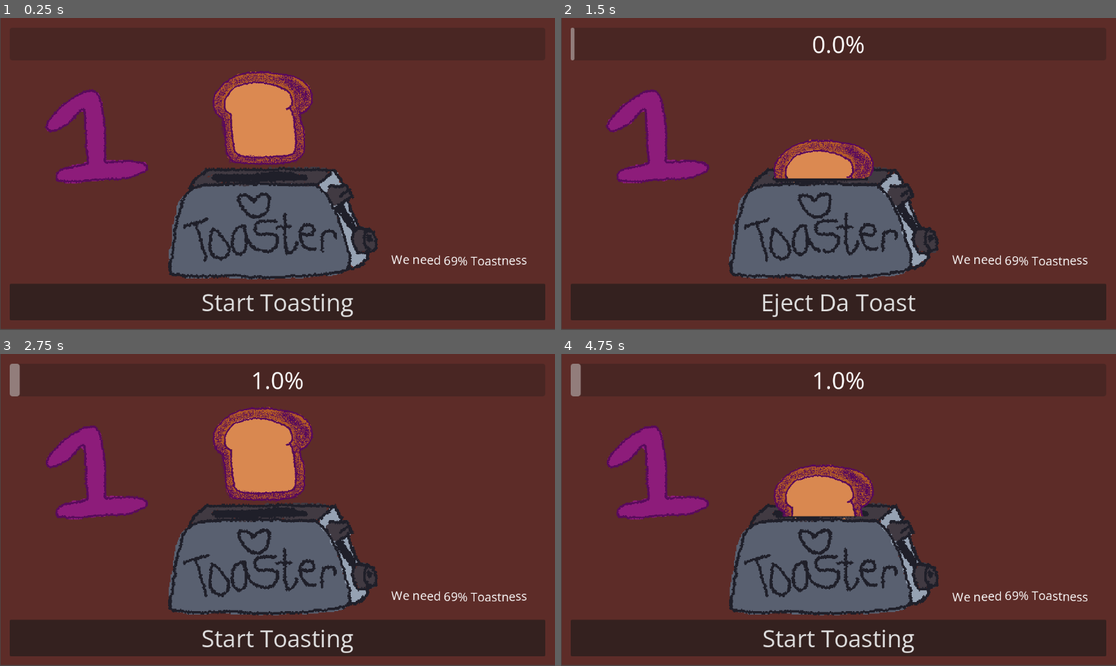
Above: before the commit, frames 1-4 (two rows, left to right).
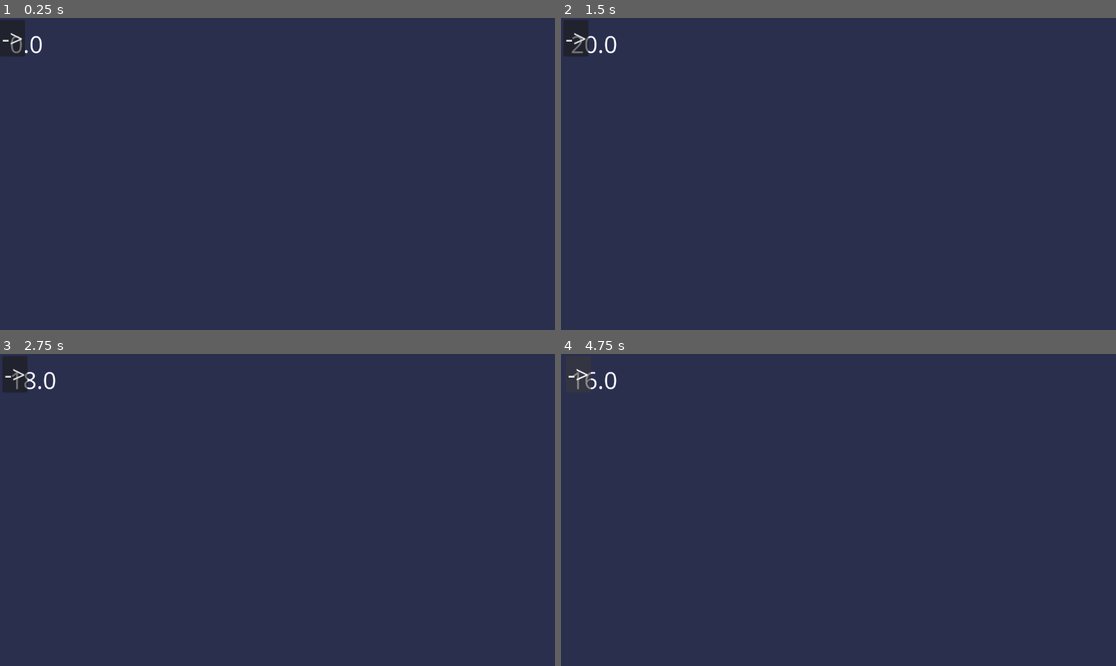
Above: after the commit, the same moments.

Repository: AudaciousGabe/twenty-four-games-twenty-four-hours
Game: Godot game, scene res://games/2_slimes/two_slimes.tscn
The game is run twice, just before and just after one commit, with the same random seed, the same clock (stepped at 60 frames per second) and the same inputs. Before the commit the project starts from res://games/1_toast/toast.tscn.
Inputs (mouse positions are in pixels of both pictures, inside the frame that each line leads up to):
- Up to frame 1 (0.25 s): no input
- Up to frame 2 (1.5 s): click (572, 36) at 0.5 s, where only the run after the commit has a clickable "->"; click (838, 301) at 1.25 s, where only the run before the commit has a clickable "Start Toasting"
- Up to frame 3 (2.75 s): click (277, 637) at 2 s, where only the run before the commit has a clickable "Eject Da Toast"
- Up to frame 4 (4.75 s): click (838, 637) at 2.75 s, where only the run before the commit has a clickable "Start Toasting"; click (838, 637) at 3.5 s, where only the run before the commit has a clickable "Eject Da Toast"; click (577, 372) at 4.25 s, where only the run after the commit has a clickable "->"

The runs differ from the first frame. In frame 1, 99% of the frame differs, in the area x 0-100%, y 0-100%; in frame 2, 99%; in frame 3, 99%; in frame 4, 99%.

Commit message:
Slime Progress

Diff:
--- /dev/null
+++ b/games/2_slimes/two_slimes.gd
@@ -0,0 +1,47 @@
+extends Control
+
+
+@export var time_to_win: float = 21.0
+@export var move_distance: float = 5.0
+
+@export var left_slime_margin_container: MarginContainer
+@export var timer: Timer
+@export var timer_label: Label
+
+
+var original_left_slime_position: Vector2
+var original_right_slime_position: Vector2
+
+
+var game_started: bool = false
+
+
+func _ready() -> void:
+	original_left_slime_position = left_slime_margin_container.position
+
+
+func _process(_delta: float) -> void:
+	timer_label.text = str(floor(timer.time_left))
+
+
+func move_left_slime() -> void:
+	left_slime_margin_container.position.x += move_distance
+
+
+func start() -> void:
+	timer.start(time_to_win)
+
+
+func win() -> void:
+	pass
+
+
+func _on_area_2d_area_entered(_area: Area2D) -> void:
+	win()
+
+
+func _on_left_slime_button_pressed() -> void:
+	if not game_started:
+		start()
+		game_started = true
+	move_left_slime()
--- /dev/null
+++ b/games/2_slimes/two_slimes.tscn
@@ -0,0 +1,74 @@
+[gd_scene format=3 uid="uid://cll6pwn6m5vk7"]
+
+[ext_resource type="Theme" uid="uid://d3vsato5b0xuq" path="res://themes/theme.tres" id="1_2k4f1"]
+[ext_resource type="Script" uid="uid://q2rljgedjtls" path="res://games/2_slimes/two_slimes.gd" id="2_t6ghc"]
+[ext_resource type="PackedScene" uid="uid://b3brncikbm1pr" path="res://scenes/palette_sprite_2d.tscn" id="2_uv2f5"]
+
+[sub_resource type="RectangleShape2D" id="RectangleShape2D_fio12"]
+
+[node name="TwoSlimes" type="Control" unique_id=1937447497 node_paths=PackedStringArray("left_slime_margin_container", "timer", "timer_label")]
+layout_mode = 3
+anchors_preset = 15
+anchor_right = 1.0
+anchor_bottom = 1.0
+grow_horizontal = 2
+grow_vertical = 2
+theme = ExtResource("1_2k4f1")
+script = ExtResource("2_t6ghc")
+left_slime_margin_container = NodePath("LeftSlimeMarginContainer")
+timer = NodePath("Timer")
+timer_label = NodePath("MarginContainer/VBoxContainer/TimerLabel")
+
+[node name="BackgroundColorRect" type="ColorRect" parent="." unique_id=304724475]
+layout_mode = 1
+anchors_preset = 15
+anchor_right = 1.0
+anchor_bottom = 1.0
+grow_horizontal = 2
+grow_vertical = 2
+color = Color(0.16470589, 0.18431373, 0.30588236, 1)
+
+[node name="MarginContainer" type="MarginContainer" parent="." unique_id=670111093]
+layout_mode = 1
+anchors_preset = 15
+anchor_right = 1.0
+anchor_bottom = 1.0
+grow_horizontal = 2
+grow_vertical = 2
+theme_override_constants/margin_left = 20
+theme_override_constants/margin_top = 20
+theme_override_constants/margin_right = 20
+theme_override_constants/margin_bottom = 20
+
+[node name="VBoxContainer" type="VBoxContainer" parent="MarginContainer" unique_id=868663190]
+layout_mode = 2
+
+[node name="TimerLabel" type="Label" parent="MarginContainer/VBoxContainer" unique_id=1142181263]
+layout_mode = 2
+
+[node name="LeftSlimeMarginContainer" type="MarginContainer" parent="." unique_id=636382353]
+layout_mode = 0
+offset_right = 40.0
+offset_bottom = 40.0
+
+[node name="VBoxContainer" type="VBoxContainer" parent="LeftSlimeMarginContainer" unique_id=710412702]
+layout_mode = 2
+
+[node name="TextureRect" type="TextureRect" parent="LeftSlimeMarginContainer/VBoxContainer" unique_id=850754942]
+layout_mode = 2
+
+[node name="LeftSlimeButton" type="Button" parent="LeftSlimeMarginContainer/VBoxContainer" unique_id=1256791760]
+layout_mode = 2
+text = "->"
+
+[node name="Area2D" type="Area2D" parent="LeftSlimeMarginContainer" unique_id=601540040]
+
+[node name="CollisionShape2D" type="CollisionShape2D" parent="LeftSlimeMarginContainer/Area2D" unique_id=998369754]
+shape = SubResource("RectangleShape2D_fio12")
+
+[node name="PaletteSprite2D" parent="." unique_id=556498429 instance=ExtResource("2_uv2f5")]
+
+[node name="Timer" type="Timer" parent="." unique_id=472494602]
+
+[connection signal="pressed" from="LeftSlimeMarginContainer/VBoxContainer/LeftSlimeButton" to="." method="_on_left_slime_button_pressed"]
+[connection signal="area_entered" from="LeftSlimeMarginContainer/Area2D" to="." method="_on_area_2d_area_entered"]
--- a/project.godot
+++ b/project.godot
@@ -11,7 +11,7 @@
 [application]
 
 config/name="twenty_four_games_twenty_four_hours"
-run/main_scene="uid://b184b6hv8m1pa"
+run/main_scene="uid://cll6pwn6m5vk7"
 config/features=PackedStringArray("4.6", "Mobile")
 
 [debug]
--- a/scenes/template.tscn
+++ b/scenes/template.tscn
@@ -19,4 +19,16 @@
 grow_vertical = 2
 color = Color(0.25882354, 0.29803923, 0.43137255, 1)
 
+[node name="MarginContainer" type="MarginContainer" parent="." unique_id=1190696696]
+layout_mode = 1
+anchors_preset = 15
+anchor_right = 1.0
+anchor_bottom = 1.0
+grow_horizontal = 2
+grow_vertical = 2
+theme_override_constants/margin_left = 20
+theme_override_constants/margin_top = 20
+theme_override_constants/margin_right = 20
+theme_override_constants/margin_bottom = 20
+
 [node name="PaletteSprite2D" parent="." unique_id=556498429 instance=ExtResource("1_ei5d3")]
Not shown, added: games/1_toast/assets/jam-export1.png.import
Not shown, added: games/1_toast/assets/jam-export2.png.import
Not shown, added: games/1_toast/assets/jam-export3.png.import
Not shown, added: games/1_toast/assets/knife-export1.png.import
Not shown, added: games/1_toast/assets/knife-export2.png.import
Not shown, added: games/1_toast/assets/knife-export3.png.import
Not shown, added: games/2_slimes/slimie-export1.png.import
Not shown, added: games/2_slimes/slimie-export2.png.import
Not shown, added: games/2_slimes/slimie-export3.png.import
Not shown, added: games/2_slimes/two_slimes.gd.uid
